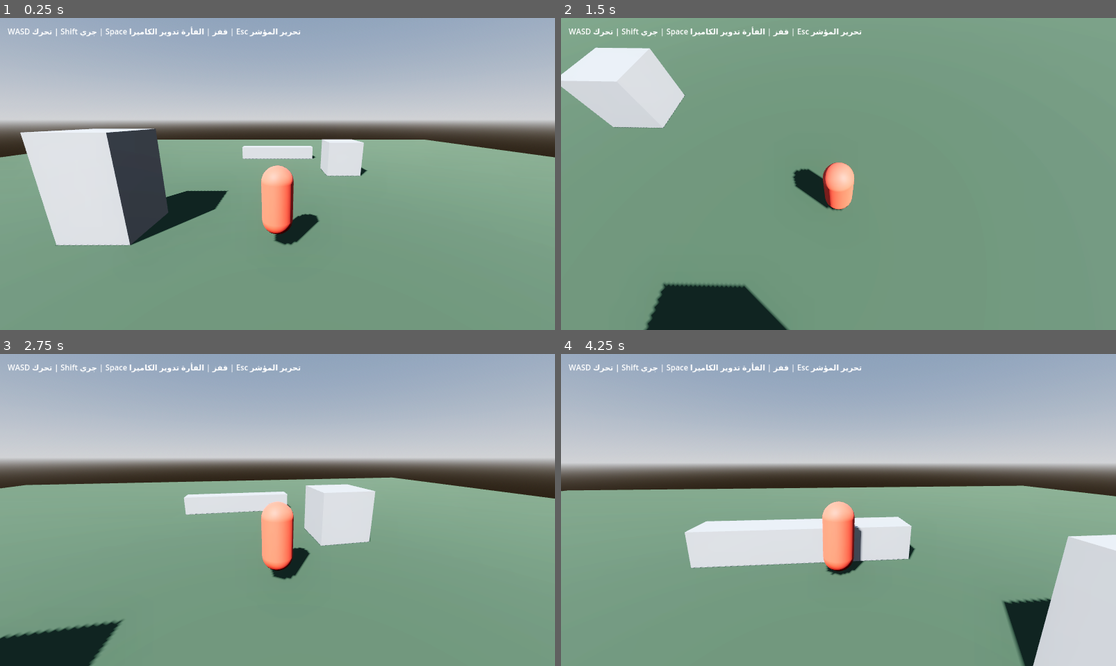
Above: before the commit, frames 1-4 (two rows, left to right).
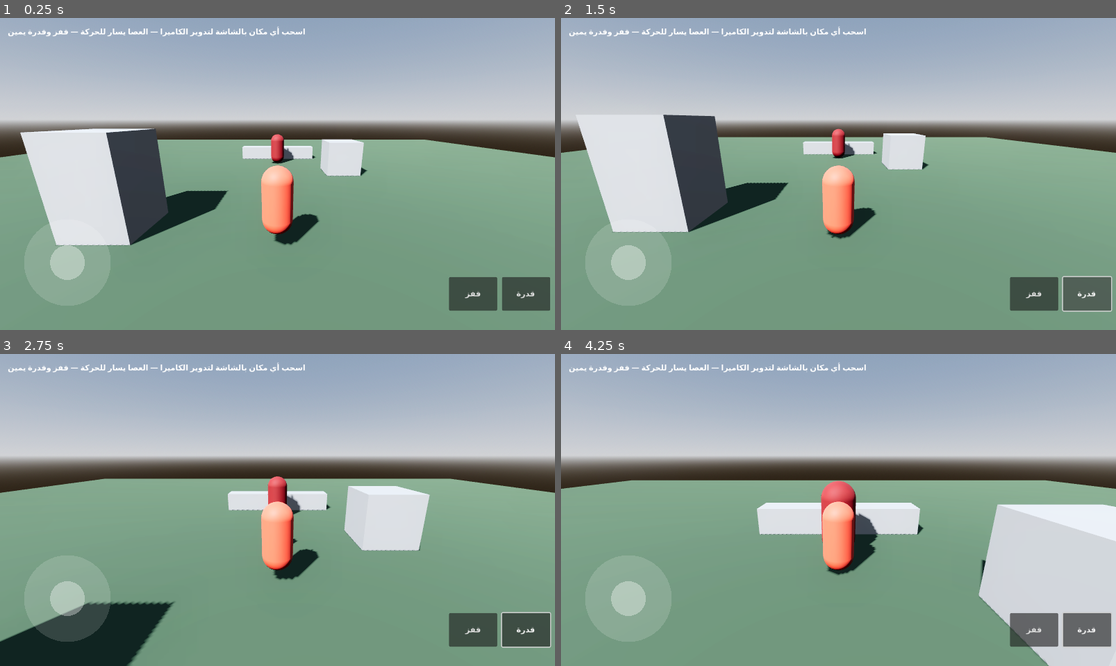
Above: after the commit, the same moments.

Repository: ABDULRAHMAN-SAID/almshani2025
Game: Godot game, scene res://scenes/main.tscn
Same seed, same stepped clock (60 frames per second), same inputs: the game is played once before the commit and once after it.
Inputs (mouse positions are in pixels of both pictures, inside the frame that each line leads up to):
- Up to frame 1 (0.25 s): no input
- Up to frame 2 (1.5 s): click (1032, 292) at 0.5 s, where only the run after the commit has a clickable "قفز"; click (1088, 292) at 1.25 s, where only the run after the commit has a clickable "قدرة"
- Up to frame 3 (2.75 s): tap Enter at 2 s; move the mouse to (305, 510) at 2.02 s; hold W (move_forward) from 2.03 s (still down); hold Shift (sprint, bound only before the commit) from 2.03 s (still down); click (305, 510) at 2.17 s; tap Space (jump) at 2.27, 2.57 s; tap E (ability_1, bound only after the commit) at 2.3 s
- Up to frame 4 (4.25 s): keep holding W (move_forward); move the mouse to (810, 510) at 2.77 s; release Shift (sprint, bound only before the commit) at 2.78 s; tap E (ability_1, bound only after the commit) at 2.85 s; click (810, 510) at 2.92 s; tap Space (jump) at 3.02, 3.05, 3.32, 3.6 s; move the mouse to (849, 503) at 3.52 s; hold Shift (sprint, bound only before the commit) from 3.53 s (still down); click (849, 503) at 3.67 s

The runs differ from the first frame. In frame 1, 3.2% of the frame differs, in the area x 1-100%, y 2-94%; in frame 2, 57%, in the area x 0-100%, y 0-100%; in frame 3, 13%; in frame 4, 23%.

Commit message:
Add mobile touch controls and a first magic ability
Retargets the prototype at its confirmed platform (mobile) and genre
(fantasy action/adventure with magical abilities):

- Switch the renderer from Forward+ to Mobile and drop the Forward+-only
  environment effects (SSAO/SSIL), keeping glow/tonemap which Mobile
  supports.
- Replace the desktop mouse-look/WASD-only scheme with an on-screen
  analog joystick for movement and free-drag-anywhere for the camera;
  joystick tilt blends walk/run speed instead of a separate sprint key.
  Keyboard/mouse still work identically for desktop testing.
- Add the first ability: a fire bolt (scenes/fire_bolt.tscn) cast toward
  the camera's aim, plus a training dummy that flashes and is destroyed
  on taking damage, so there's a small but complete cast -> hit -> react
  loop to try.

Co-Authored-By: Claude Sonnet 5 <noreply@anthropic.com>
Claude-Session: https://claude.ai/code/session_01SRRvXZziEpWFiXcEiUSUjz

Diff:
--- a/project.godot
+++ b/project.godot
@@ -10,15 +10,19 @@
 
 [application]
 
-config/name="Third Person Prototype"
-config/description="نموذج أولي للعبة أكشن/مغامرة بمنظور الشخص الثالث — Godot 4"
+config/name="Ember Vale"
+config/description="نموذج أولي للعبة أكشن/مغامرة فانتازيا بمنظور الشخص الثالث للجوال — Godot 4"
 run/main_scene="res://scenes/main.tscn"
-config/features=PackedStringArray("4.2", "Forward Plus")
+config/features=PackedStringArray("4.2")
 config/icon="res://icon.svg"
 
 [autoload]
 
 InputSetup="*res://scripts/input_setup.gd"
+
+[display]
+
+window/handheld/orientation="landscape"
 
 [physics]
 
@@ -26,5 +30,5 @@
 
 [rendering]
 
-renderer/rendering_method="forward_plus"
-anti_aliasing/quality/msaa_3d=2
+renderer/rendering_method="mobile"
+anti_aliasing/quality/msaa_3d=1
--- /dev/null
+++ b/scenes/fire_bolt.tscn
@@ -0,0 +1,28 @@
+[gd_scene load_steps=5 format=3]
+
+[ext_resource type="Script" path="res://scripts/fire_bolt.gd" id="1_script"]
+
+[sub_resource type="SphereMesh" id="SphereMesh_1"]
+radius = 0.2
+height = 0.4
+
+[sub_resource type="StandardMaterial3D" id="StandardMaterial3D_1"]
+albedo_color = Color(1, 0.5, 0.1, 1)
+emission_enabled = true
+emission = Color(1, 0.5, 0.1, 1)
+emission_energy_multiplier = 3.0
+
+[sub_resource type="SphereShape3D" id="SphereShape3D_1"]
+radius = 0.2
+
+[node name="FireBolt" type="Area3D"]
+collision_layer = 2
+collision_mask = 4
+script = ExtResource("1_script")
+
+[node name="MeshInstance3D" type="MeshInstance3D" parent="."]
+mesh = SubResource("SphereMesh_1")
+surface_material_override/0 = SubResource("StandardMaterial3D_1")
+
+[node name="CollisionShape3D" type="CollisionShape3D" parent="."]
+shape = SubResource("SphereShape3D_1")
--- a/scenes/main.tscn
+++ b/scenes/main.tscn
@@ -1,6 +1,9 @@
-[gd_scene load_steps=8 format=3]
+[gd_scene load_steps=14 format=3]
 
 [ext_resource type="PackedScene" path="res://scenes/player/player.tscn" id="1_player"]
+[ext_resource type="Script" path="res://scripts/training_dummy.gd" id="2_dummy_script"]
+[ext_resource type="Script" path="res://scripts/virtual_joystick.gd" id="3_joystick_script"]
+[ext_resource type="Script" path="res://scripts/action_button.gd" id="4_action_button_script"]
 
 [sub_resource type="ProceduralSkyMaterial" id="ProceduralSkyMaterial_1"]
 
@@ -14,8 +17,6 @@
 glow_enabled = true
 glow_intensity = 0.8
 glow_bloom = 0.05
-ssao_enabled = true
-ssil_enabled = true
 
 [sub_resource type="BoxMesh" id="BoxMesh_ground"]
 size = Vector3(50, 1, 50)
@@ -26,6 +27,18 @@
 
 [sub_resource type="BoxShape3D" id="BoxShape3D_ground"]
 size = Vector3(50, 1, 50)
+
+[sub_resource type="CapsuleMesh" id="CapsuleMesh_dummy"]
+radius = 0.5
+height = 2.2
+
+[sub_resource type="StandardMaterial3D" id="StandardMaterial3D_dummy"]
+albedo_color = Color(0.5, 0.15, 0.15, 1)
+roughness = 0.7
+
+[sub_resource type="CapsuleShape3D" id="CapsuleShape3D_dummy"]
+radius = 0.5
+height = 2.2
 
 [node name="Main" type="Node3D"]
 
@@ -62,6 +75,19 @@
 size = Vector3(6, 1, 1)
 use_collision = true
 
+[node name="TrainingDummy" type="StaticBody3D" parent="."]
+position = Vector3(0, 1.1, -6)
+collision_layer = 5
+collision_mask = 0
+script = ExtResource("2_dummy_script")
+
+[node name="MeshInstance3D" type="MeshInstance3D" parent="TrainingDummy"]
+mesh = SubResource("CapsuleMesh_dummy")
+surface_material_override/0 = SubResource("StandardMaterial3D_dummy")
+
+[node name="CollisionShape3D" type="CollisionShape3D" parent="TrainingDummy"]
+shape = SubResource("CapsuleShape3D_dummy")
+
 [node name="Player" parent="." instance=ExtResource("1_player")]
 position = Vector3(0, 1, 5)
 
@@ -70,7 +96,44 @@
 [node name="Hint" type="Label" parent="UI"]
 offset_left = 16.0
 offset_top = 16.0
-offset_right = 420.0
-offset_bottom = 70.0
-text = "WASD تحرك | Shift جري | Space قفز | الفأرة تدوير الكاميرا | Esc تحرير المؤشر"
+offset_right = 520.0
+offset_bottom = 80.0
+text = "اسحب أي مكان بالشاشة لتدوير الكاميرا — العصا يسار للحركة — قفز وقدرة يمين"
 horizontal_alignment = 2
+
+[node name="VirtualJoystick" type="Control" parent="UI"]
+anchor_left = 0.0
+anchor_top = 1.0
+anchor_right = 0.0
+anchor_bottom = 1.0
+offset_left = 40.0
+offset_top = -240.0
+offset_right = 240.0
+offset_bottom = -40.0
+script = ExtResource("3_joystick_script")
+
+[node name="JumpButton" type="Button" parent="UI"]
+anchor_left = 1.0
+anchor_top = 1.0
+anchor_right = 1.0
+anchor_bottom = 1.0
+offset_left = -220.0
+offset_top = -110.0
+offset_right = -120.0
+offset_bottom = -40.0
+text = "قفز"
+script = ExtResource("4_action_button_script")
+action_name = &"jump"
+
+[node name="AbilityButton" type="Button" parent="UI"]
+anchor_left = 1.0
+anchor_top = 1.0
+anchor_right = 1.0
+anchor_bottom = 1.0
+offset_left = -110.0
+offset_top = -110.0
+offset_right = -10.0
+offset_bottom = -40.0
+text = "قدرة"
+script = ExtResource("4_action_button_script")
+action_name = &"ability_1"
--- /dev/null
+++ b/scripts/action_button.gd
@@ -0,0 +1,10 @@
+extends Button
+## Connects a UI button to press/release a named input action, so a
+## touch/mouse tap behaves exactly like holding down the equivalent key.
+
+@export var action_name: StringName = &""
+
+
+func _ready() -> void:
+	button_down.connect(func() -> void: Input.action_press(action_name))
+	button_up.connect(func() -> void: Input.action_release(action_name))
--- /dev/null
+++ b/scripts/fire_bolt.gd
@@ -0,0 +1,28 @@
+extends Area3D
+## Starter magic ability: a bolt that flies forward, deals damage to
+## anything with a take_damage() method, and disappears on impact or after
+## its lifetime runs out.
+
+const SPEED := 14.0
+const LIFETIME := 3.0
+const DAMAGE := 25.0
+
+var _age := 0.0
+
+
+func _ready() -> void:
+	body_entered.connect(_on_body_entered)
+
+
+func _physics_process(delta: float) -> void:
+	_age += delta
+	if _age >= LIFETIME:
+		queue_free()
+		return
+	global_translate(-global_transform.basis.z * SPEED * delta)
+
+
+func _on_body_entered(body: Node3D) -> void:
+	if body.has_method("take_damage"):
+		body.take_damage(DAMAGE)
+	queue_free()
--- a/scripts/input_setup.gd
+++ b/scripts/input_setup.gd
@@ -1,7 +1,9 @@
 extends Node
 ## Autoload: defines the default keyboard bindings in code instead of the
 ## project.godot InputMap section, so the bindings never depend on
-## hand-written key-code numbers.
+## hand-written key-code numbers. These exist purely for desktop testing —
+## the shipped mobile controls are the on-screen joystick and buttons
+## (virtual_joystick.gd, action_button.gd), which drive the same actions.
 
 func _ready() -> void:
 	_bind("move_forward", KEY_W)
@@ -9,7 +11,7 @@
 	_bind("move_left", KEY_A)
 	_bind("move_right", KEY_D)
 	_bind("jump", KEY_SPACE)
-	_bind("sprint", KEY_SHIFT)
+	_bind("ability_1", KEY_E)
 
 
 func _bind(action: StringName, keycode: Key) -> void:
--- a/scripts/player.gd
+++ b/scripts/player.gd
@@ -1,48 +1,60 @@
 extends CharacterBody3D
-## Third-person controller: WASD to move (camera-relative), Shift to sprint,
-## Space to jump, mouse to orbit the camera rig. Esc toggles the mouse cursor.
+## Third-person controller for a touch-first mobile game: the on-screen
+## joystick (virtual_joystick.gd) drives movement, dragging anywhere else on
+## screen orbits the camera, and an on-screen button casts the starter
+## ability. Desktop testing works the same way with a mouse (click-drag to
+## look, WASD/Space/E as a keyboard fallback — see input_setup.gd).
 
 const WALK_SPEED := 4.0
-const SPRINT_SPEED := 7.5
+const RUN_SPEED := 7.5
 const JUMP_VELOCITY := 4.8
-const MOUSE_SENSITIVITY := 0.003
+const LOOK_SENSITIVITY := 0.006
 const TURN_SPEED := 10.0
 const PITCH_MIN := deg_to_rad(-60)
 const PITCH_MAX := deg_to_rad(20)
+const CAST_COOLDOWN := 0.5
+
+const FIRE_BOLT_SCENE := preload("res://scenes/fire_bolt.tscn")
 
 @onready var camera_pivot: Node3D = $CameraPivot
 @onready var spring_arm: SpringArm3D = $CameraPivot/SpringArm3D
 @onready var mesh: MeshInstance3D = $MeshInstance3D
 
 var gravity: float = ProjectSettings.get_setting("physics/3d/default_gravity")
-
-
-func _ready() -> void:
-	Input.mouse_mode = Input.MOUSE_MODE_CAPTURED
+var _mouse_look_active := false
+var _cast_timer := 0.0
 
 
 func _unhandled_input(event: InputEvent) -> void:
-	if event is InputEventMouseMotion and Input.mouse_mode == Input.MOUSE_MODE_CAPTURED:
-		camera_pivot.rotation.y -= event.relative.x * MOUSE_SENSITIVITY
-		spring_arm.rotation.x = clamp(
-			spring_arm.rotation.x - event.relative.y * MOUSE_SENSITIVITY,
-			PITCH_MIN,
-			PITCH_MAX
-		)
+	if event is InputEventScreenDrag:
+		_rotate_look(event.relative)
+	elif event is InputEventMouseButton and event.button_index == MOUSE_BUTTON_LEFT:
+		_mouse_look_active = event.pressed
+	elif event is InputEventMouseMotion and _mouse_look_active:
+		_rotate_look(event.relative)
 
-	if event.is_action_pressed("ui_cancel"):
-		if Input.mouse_mode == Input.MOUSE_MODE_CAPTURED:
-			Input.mouse_mode = Input.MOUSE_MODE_VISIBLE
-		else:
-			Input.mouse_mode = Input.MOUSE_MODE_CAPTURED
+
+func _rotate_look(relative: Vector2) -> void:
+	camera_pivot.rotation.y -= relative.x * LOOK_SENSITIVITY
+	spring_arm.rotation.x = clamp(
+		spring_arm.rotation.x - relative.y * LOOK_SENSITIVITY,
+		PITCH_MIN,
+		PITCH_MAX
+	)
 
 
 func _physics_process(delta: float) -> void:
+	_cast_timer = max(_cast_timer - delta, 0.0)
+
 	if not is_on_floor():
 		velocity.y -= gravity * delta
 
 	if Input.is_action_just_pressed("jump") and is_on_floor():
 		velocity.y = JUMP_VELOCITY
+
+	if Input.is_action_just_pressed("ability_1") and _cast_timer <= 0.0:
+		_cast_fire_bolt()
+		_cast_timer = CAST_COOLDOWN
 
 	var input_dir := Input.get_vector("move_left", "move_right", "move_forward", "move_back")
 	var forward_basis := camera_pivot.global_transform.basis
@@ -50,7 +62,9 @@
 	direction.y = 0.0
 	direction = direction.normalized()
 
-	var speed := SPRINT_SPEED if Input.is_action_pressed("sprint") else WALK_SPEED
+	# Joystick tilt amount doubles as the walk/run blend — no separate
+	# sprint control is needed on a touchscreen with only one thumb free.
+	var speed := lerp(WALK_SPEED, RUN_SPEED, clamp(input_dir.length(), 0.0, 1.0))
 
 	if direction.length_squared() > 0.001:
 		velocity.x = direction.x * speed
@@ -62,3 +76,11 @@
 		velocity.z = move_toward(velocity.z, 0.0, speed)
 
 	move_and_slide()
+
+
+func _cast_fire_bolt() -> void:
+	var bolt := FIRE_BOLT_SCENE.instantiate()
+	get_tree().current_scene.add_child(bolt)
+	var spawn_transform := spring_arm.global_transform
+	spawn_transform.origin = global_transform.origin + Vector3.UP * 1.2 - spawn_transform.basis.z * 1.0
+	bolt.global_transform = spawn_transform
--- /dev/null
+++ b/scripts/training_dummy.gd
@@ -0,0 +1,30 @@
+extends StaticBody3D
+## Simple hit-reactive target: flashes white and does a small scale punch
+## when it takes damage, so casting the starter ability has immediate,
+## visible feedback even with no real art or enemy AI yet.
+
+@onready var mesh: MeshInstance3D = $MeshInstance3D
+
+var health := 100.0
+var _material: StandardMaterial3D
+var _base_color: Color
+
+
+func _ready() -> void:
+	_material = mesh.get_surface_override_material(0)
+	_base_color = _material.albedo_color
+
+
+func take_damage(amount: float) -> void:
+	health -= amount
+	_flash()
+	if health <= 0.0:
+		queue_free()
+
+
+func _flash() -> void:
+	_material.albedo_color = Color(1, 1, 1)
+	var tween := create_tween()
+	tween.tween_property(mesh, "scale", Vector3.ONE * 0.85, 0.05)
+	tween.tween_property(mesh, "scale", Vector3.ONE, 0.15)
+	tween.parallel().tween_property(_material, "albedo_color", _base_color, 0.2)
--- /dev/null
+++ b/scripts/virtual_joystick.gd
@@ -0,0 +1,83 @@
+extends Control
+## On-screen analog joystick (bottom-left, movement only). Drives the same
+## move_* input actions used by the keyboard, so gameplay code never needs
+## to know which input source produced them. Also accepts a mouse drag
+## starting inside its area, so it can be tested with a mouse in the editor.
+
+const KNOB_RADIUS := 90.0
+const DEAD_ZONE := 0.15
+
+var _active := false
+var _touch_index := -1
+var _origin := Vector2.ZERO
+var _knob_offset := Vector2.ZERO
+
+
+func _ready() -> void:
+	mouse_filter = Control.MOUSE_FILTER_IGNORE
+
+
+func _draw() -> void:
+	var center := size / 2.0
+	draw_circle(center, KNOB_RADIUS, Color(1, 1, 1, 0.15))
+	draw_circle(center + _knob_offset, KNOB_RADIUS * 0.4, Color(1, 1, 1, 0.35))
+
+
+func _input(event: InputEvent) -> void:
+	if event is InputEventScreenTouch:
+		if event.pressed and not _active and get_global_rect().has_point(event.position):
+			_start(event.position, event.index)
+		elif not event.pressed and _active and event.index == _touch_index:
+			_stop()
+	elif event is InputEventScreenDrag and _active and event.index == _touch_index:
+		_update(event.position)
+	elif event is InputEventMouseButton and event.button_index == MOUSE_BUTTON_LEFT:
+		if event.pressed and not _active and get_global_rect().has_point(event.position):
+			_start(event.position, -1)
+		elif not event.pressed and _active and _touch_index == -1:
+			_stop()
+	elif event is InputEventMouseMotion and _active and _touch_index == -1:
+		_update(event.position)
+
+
+func _start(pointer_position: Vector2, index: int) -> void:
+	_active = true
+	_touch_index = index
+	_origin = pointer_position
+	_update(pointer_position)
+	get_viewport().set_input_as_handled()
+
+
+func _stop() -> void:
+	_active = false
+	_knob_offset = Vector2.ZERO
+	queue_redraw()
+	_apply(Vector2.ZERO)
+	get_viewport().set_input_as_handled()
+
+
+func _update(pointer_position: Vector2) -> void:
+	var offset := (pointer_position - _origin).limit_length(KNOB_RADIUS)
+	_knob_offset = offset
+	queue_redraw()
+	_apply(offset / KNOB_RADIUS)
+	get_viewport().set_input_as_handled()
+
+
+func _apply(v: Vector2) -> void:
+	if v.length() < DEAD_ZONE:
+		v = Vector2.ZERO
+	_axis("move_right", "move_left", v.x)
+	_axis("move_back", "move_forward", v.y)
+
+
+func _axis(positive_action: StringName, negative_action: StringName, value: float) -> void:
+	if value > 0.0:
+		Input.action_release(negative_action)
+		Input.action_press(positive_action, value)
+	elif value < 0.0:
+		Input.action_release(positive_action)
+		Input.action_press(negative_action, -value)
+	else:
+		Input.action_release(positive_action)
+		Input.action_release(negative_action)
Not shown, changed: CLAUDE.md
Not shown, changed: README.md
